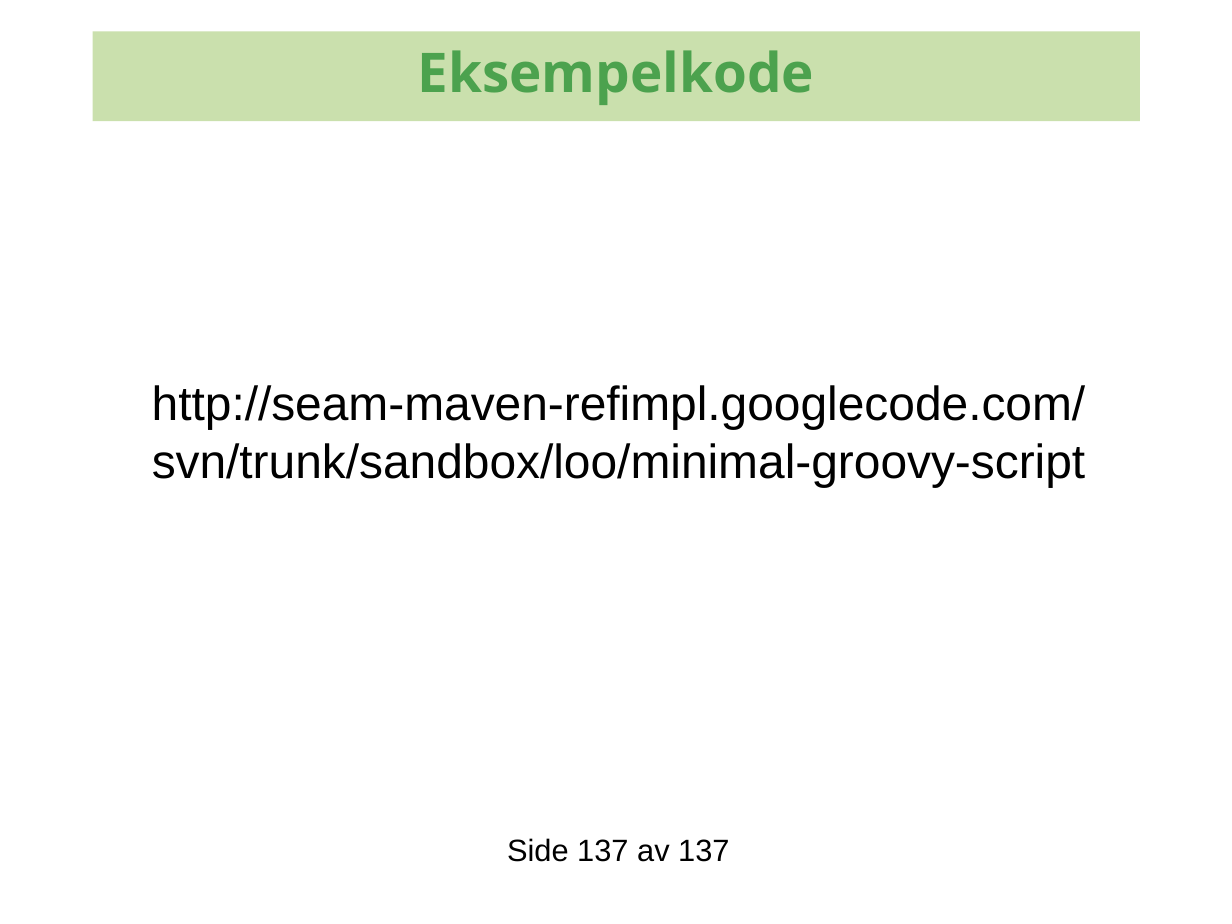
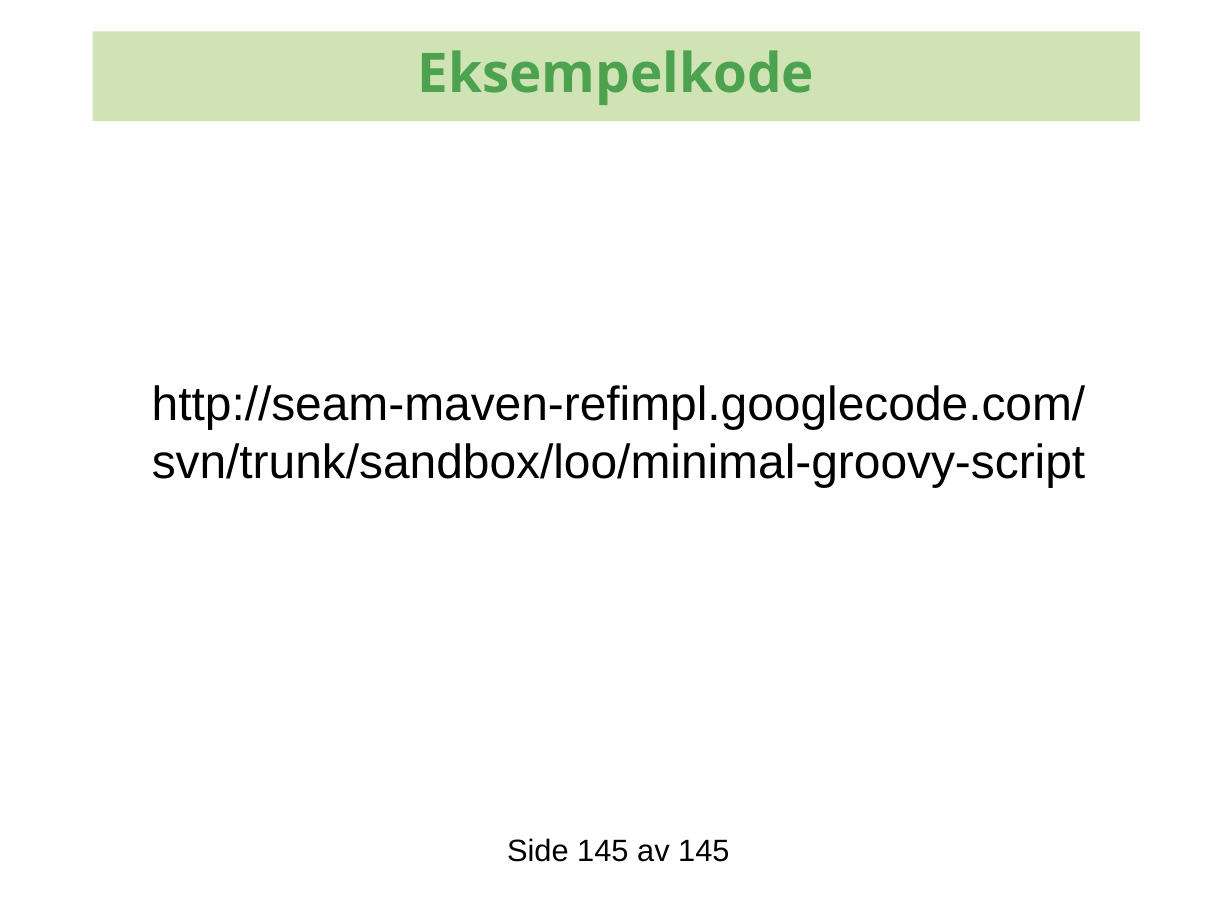
Before and after one commit to kenglxn/seam-maven-refimpl, a slide deck: slide 30 of sandbox/loo/gmaven-lynforedrag/gmaven-lynforedrag.odp (slide 28 before the commit). Drawn at 1232x924 pixels with LibreOffice and Linux fonts; fonts in the diff are those of the drawing; background and template pictures are left out. Boxes give left, top, right and bottom in pixels: in the first picture for what was removed or moved away, otherwise in the second. Text is boxed around its words. In the diff, an @@ line names an element or a change of style, - is before the commit and + after.

```diff
--- a/sandbox/loo/gmaven-lynforedrag/gmaven-lynforedrag.odp
+++ b/sandbox/loo/gmaven-lynforedrag/gmaven-lynforedrag.odp
@@ text at [507,838,729,862]: text changed @@
-Side 137 av 137
+Side 145 av 145
```
Also in this commit, not shown: 27 other slides changed, 2 slides added, 5 other files.
